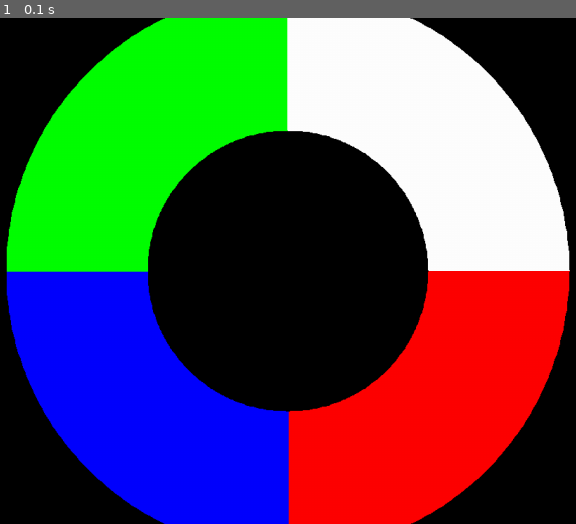
Above: before the commit, frame 1.
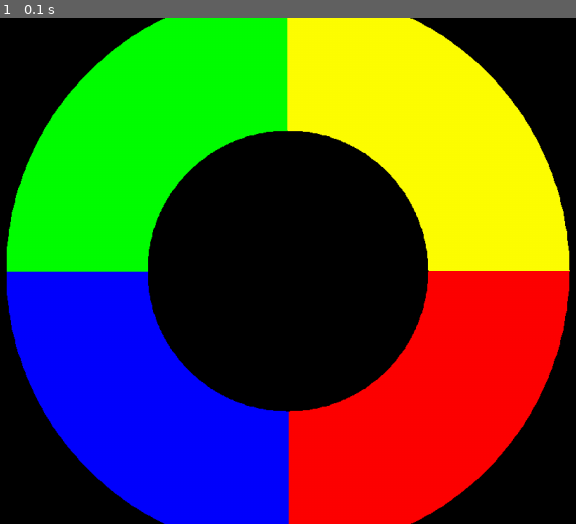
Above: after the commit, the same moment.

Repository: AidanBaros/pygame_Simon
Game: pygame game, started from main.py
Same seed, same stepped clock (60 frames per second), same inputs: the game is played once before the commit and once after it.
Inputs:
- Up to frame 1 (0.1 s): no input

The runs differ from the first frame. In frame 1, 15% of the frame differs, in the area x 49-99%, y 0-50%.

Commit message:
done enough

Diff:
--- a/main.py
+++ b/main.py
@@ -2,6 +2,7 @@
 from math import pi, sin, cos, sqrt
 import numpy
 import random
+import winsound
 
 def p_2_c(theta,radus):
     x = radus * cos(theta)
@@ -45,7 +46,10 @@
     yellow_points = point_gen(3*pi/2, 2*pi,200,400,steps,screen_size)
 
     sequence = []
-    sequence.append(random.randint(0,4))
+    sequence.append(random.randint(0,3))
+    should_display = True
+    click = False
+    sequence_pos = 0
 
     while not gameover:
         clock.tick(60)
@@ -55,21 +59,89 @@
             keys = pygame.key.get_pressed()
             if keys[pygame.K_LCTRL] or keys[pygame.K_ESCAPE]:
                 gameover = True
+            if pygame.mouse.get_pressed(num_buttons=3)[0] == True:
+                click = True
+            else:
+                click = False
 
-        for i, choice in enumerate(sequence):
-            screen.fill("black")
-            pygame.draw.polygon(screen,RED,red_points,0)
-            pygame.draw.polygon(screen,BLUE,blue_points,0)
-            pygame.draw.polygon(screen,GREEN,green_points,0)
-            pygame.draw.polygon(screen,YELLOW,yellow_points,0)
-            if choice == 0:
-                pygame.draw.polygon(screen,WHITE,red_points,0)
-            elif choice == 1:
-                pygame.draw.polygon(screen,WHITE,blue_points,0)
-            elif choice == 2:
-                pygame.draw.polygon(screen,WHITE,green_points,0)
-            elif choice == 3:
-                pygame.draw.polygon(screen,WHITE,yellow_points,0)
+        if not should_display:
+            mouse_pos = pygame.mouse.get_pos()
+            distance = distance_formula(screen_size[0]//2, screen_size[1]//2,mouse_pos[0],mouse_pos[1])
+            if distance <= 400 and distance >= 200 and click == True:
+                if mouse_pos[0] >= screen_size[0]//2 and mouse_pos[1] >= screen_size[1]//2:
+                    if sequence[sequence_pos] == 0:
+                        sequence_pos += 1
+                        pygame.draw.polygon(screen,WHITE,red_points,0)
+                        pygame.display.flip()
+                        winsound.Beep(100,1000)
+                    else:
+                        winsound.Beep(500,3000)
+                        break
+                elif mouse_pos[0] <= screen_size[0]//2 and mouse_pos[1] >= screen_size[1]//2:
+                    if sequence[sequence_pos] == 1:
+                        sequence_pos += 1
+                        pygame.draw.polygon(screen,WHITE,blue_points,0)
+                        pygame.display.flip()
+                        winsound.Beep(150,1000)
+                    else:
+                        winsound.Beep(500,3000)
+                        break
+                elif mouse_pos[0] <= screen_size[0]//2 and mouse_pos[1] <= screen_size[1]//2:
+                    if sequence[sequence_pos] == 2:
+                        sequence_pos += 1
+                        pygame.draw.polygon(screen,WHITE,green_points,0)
+                        pygame.display.flip()
+                        winsound.Beep(200,1000)
+                    else:
+                        winsound.Beep(500,3000)
+                        break
+                elif mouse_pos[0] >= screen_size[0]//2 and mouse_pos[1] <= screen_size[1]//2:
+                    if sequence[sequence_pos] == 3:
+                        sequence_pos += 1
+                        pygame.draw.polygon(screen,WHITE,yellow_points,0)
+                        pygame.display.flip()
+                        winsound.Beep(250,1000)
+                    else:
+                        winsound.Beep(500,3000)
+                        break
+            else:
+                pass
+
+            if len(sequence) <= sequence_pos:
+                sequence.append(random.randint(0,4))
+                sequence_pos = 0
+                should_display = True
+
+        pygame.draw.polygon(screen,RED,red_points,0)
+        pygame.draw.polygon(screen,BLUE,blue_points,0)
+        pygame.draw.polygon(screen,GREEN,green_points,0)
+        pygame.draw.polygon(screen,YELLOW,yellow_points,0)
+
+        if should_display:
+            winsound.Beep(50,1000)
+            for i, choice in enumerate(sequence):
+                screen.fill("black")
+                pygame.draw.polygon(screen,RED,red_points,0)
+                pygame.draw.polygon(screen,BLUE,blue_points,0)
+                pygame.draw.polygon(screen,GREEN,green_points,0)
+                pygame.draw.polygon(screen,YELLOW,yellow_points,0)
+                if choice == 0:
+                    pygame.draw.polygon(screen,WHITE,red_points,0)
+                    pygame.display.flip()
+                    winsound.Beep(100,1000)
+                elif choice == 1:
+                    pygame.draw.polygon(screen,WHITE,blue_points,0)
+                    pygame.display.flip()
+                    winsound.Beep(150,1000)
+                elif choice == 2:
+                    pygame.draw.polygon(screen,WHITE,green_points,0)
+                    pygame.display.flip()
+                    winsound.Beep(200,1000)
+                elif choice == 3:
+                    pygame.draw.polygon(screen,WHITE,yellow_points,0)
+                    pygame.display.flip()
+                    winsound.Beep(250,1000)
+            should_display = False
 
 
 
